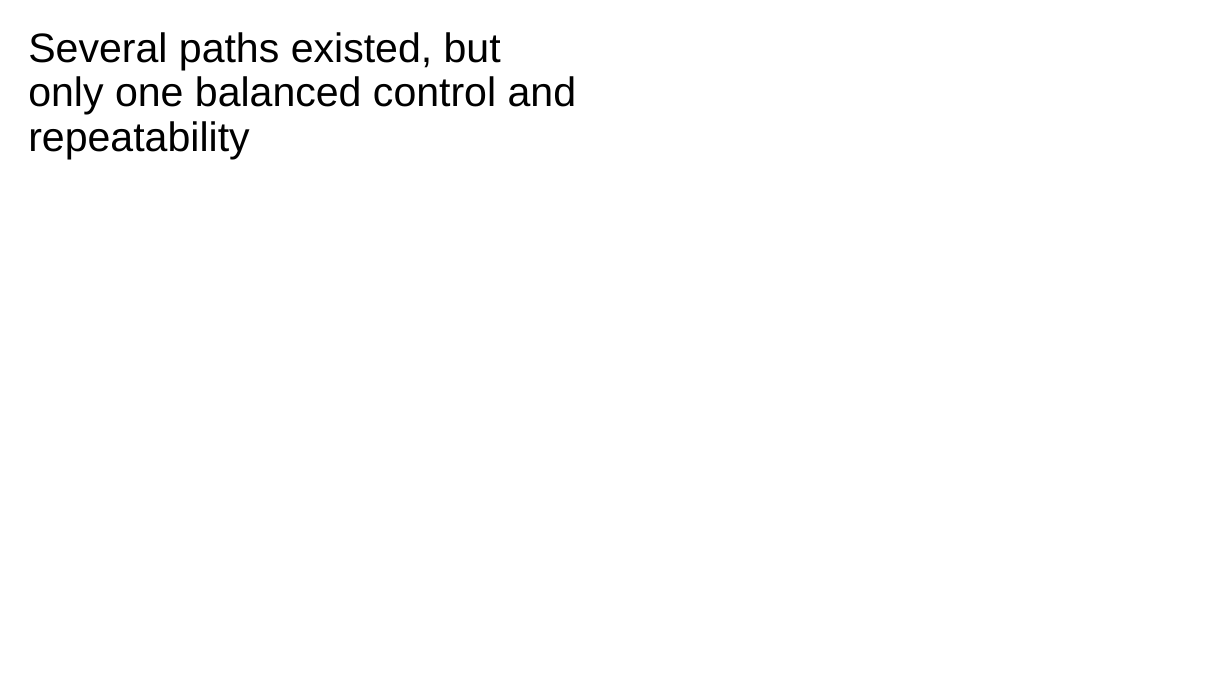
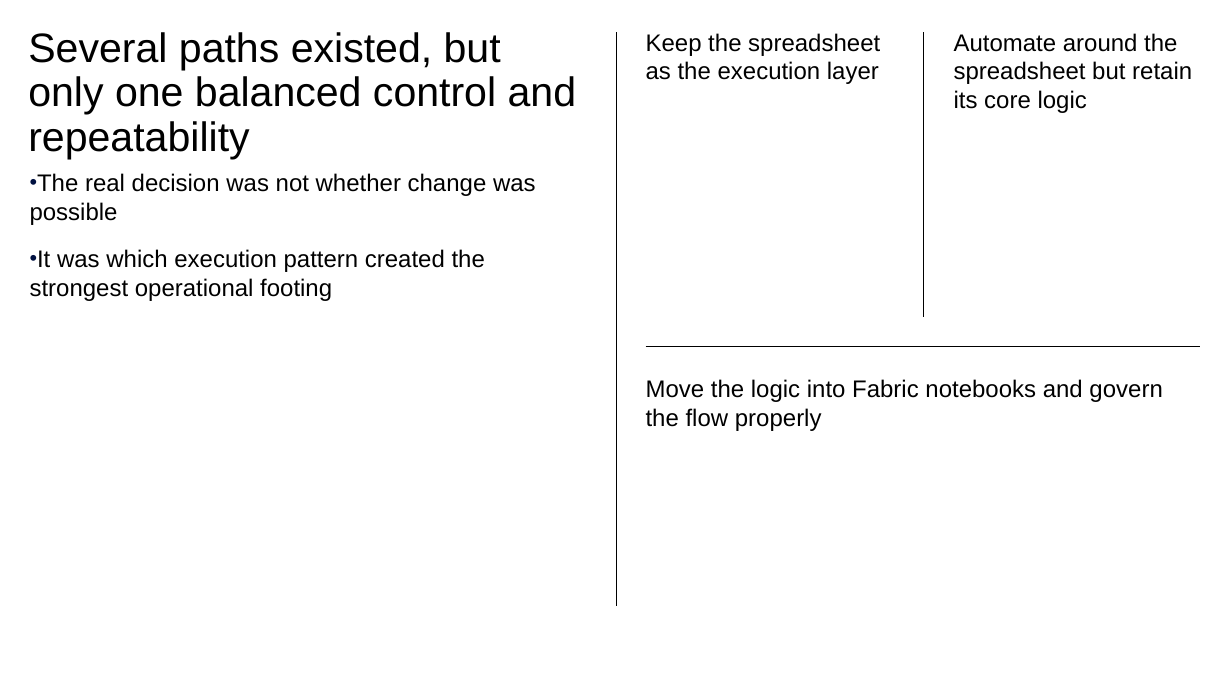
Before and after one commit to davidrrowley/PowerPointAutoGen, a slide deck: slide 4 of scripts/PowerPoint Slide Inventory Script/ibm_yaml_test_v6.pptx. Drawn at 1232x693 pixels with LibreOffice and Linux fonts; fonts in the diff are those of the drawing. Boxes give left, top, right and bottom in pixels: in the first picture for what was removed or moved away, otherwise in the second. Text is boxed around its words. In the diff, an @@ line names an element or a change of style, - is before the commit and + after.

```diff
--- a/scripts/PowerPoint Slide Inventory Script/ibm_yaml_test_v6.pptx
+++ b/scripts/PowerPoint Slide Inventory Script/ibm_yaml_test_v6.pptx
@@ line added from (616, 606) to (616, 32), #000000 0.25 pt @@
@@ text added at (646,33,880,84), 14 pt, text #000000 @@
+Keep the spreadsheet as the execution layer
@@ line added from (924, 317) to (924, 32), #000000 0.25 pt @@
@@ text added at (954,33,1192,113), 14 pt, text #000000 @@
+Automate around the spreadsheet but retain its core logic
@@ text added at (30,173,536,301), 14 pt, text #000000 @@
+• The real decision was not whether change was possible
+• It was which execution pattern created the strongest operational footing
@@ line added from (646, 346) to (1200, 346), #000000 0.25 pt @@
@@ text added at (646,379,1162,431), 14 pt, text #000000 @@
+Move the logic into Fabric notebooks and govern the flow properly
```
Also in this commit, not shown: 2 other slides changed, 6 other files.
